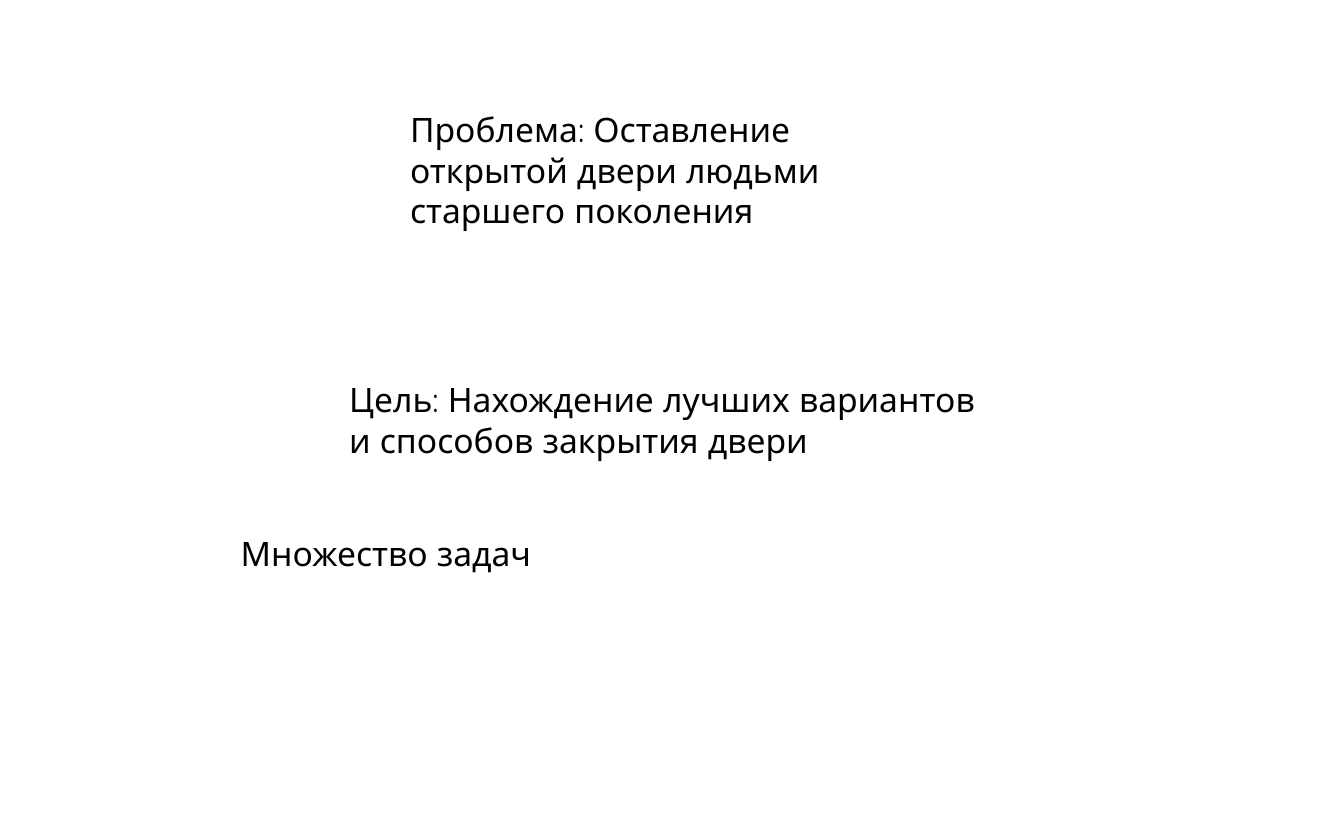
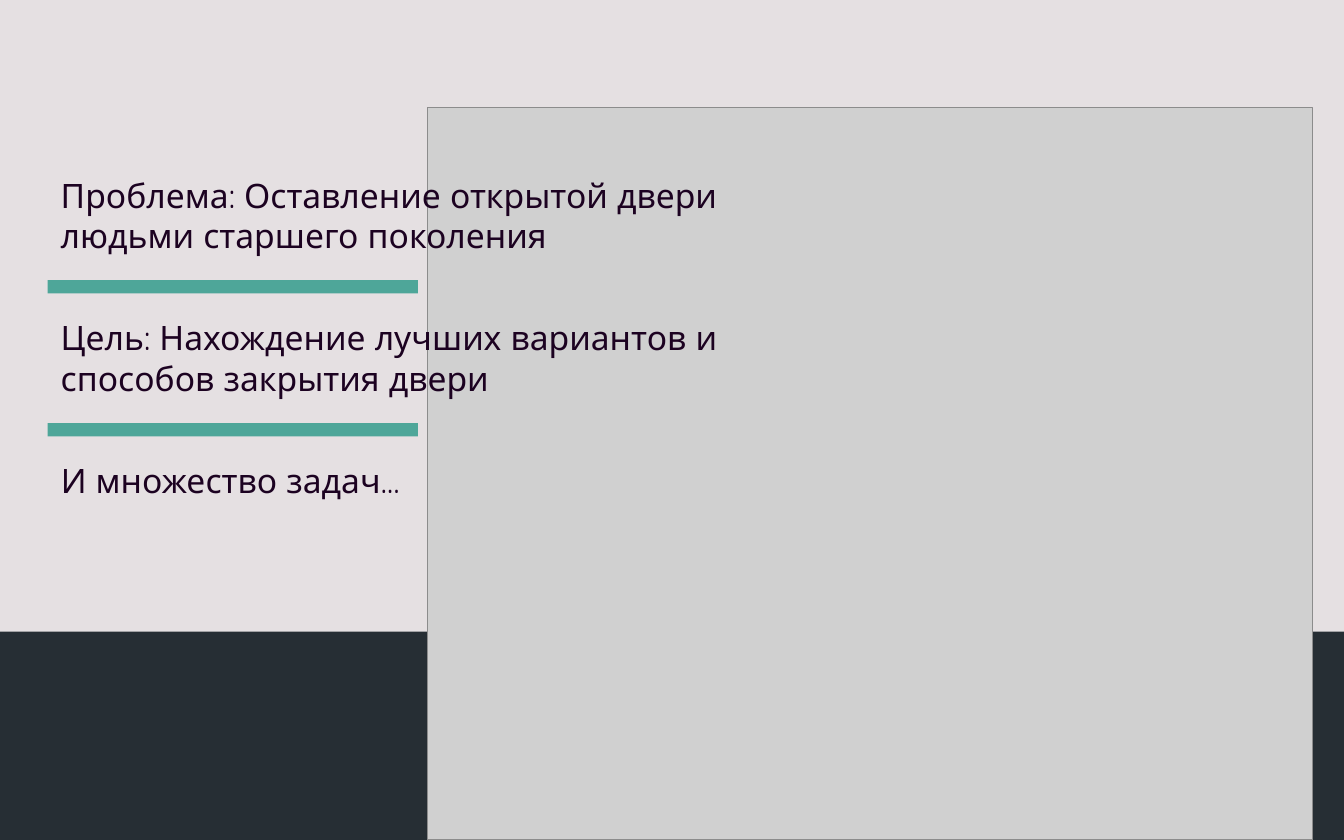
Before and after one commit to popka098/indidvidual_project_10class, a slide deck: slide 2 of Презентация Проблема Отцов и дверей.pptx. Drawn at 1344x840 pixels with LibreOffice and Linux fonts; fonts in the diff are those of the drawing; grey boxes stand for pictures. Boxes give left, top, right and bottom in pixels: in the first picture for what was removed or moved away, otherwise in the second. Text is boxed around its words. In the diff, an @@ line names an element or a change of style, - is before the commit and + after.

```diff
--- a/Презентация Проблема Отцов и дверей.pptx
+++ b/Презентация Проблема Отцов и дверей.pptx
@@ background #FFFFFF to #E5E0E2 @@
@@ picture added at box(427, 108, 1312, 840) @@
@@ text "Проблема: Оставление открытой двери людьми ...": place and size @@
-text "Проблема: Оставление открытой двери людьми ..." at box(410, 116, 820, 231)
+text "Проблема: Оставление открытой двери людьми ..." at box(61, 176, 717, 258)
@@ text "Проблема: Оставление открытой двери людьми ..." at box(61, 176, 717, 258): text colour #000000 to #1C0221 @@
@@ rectangle added at box(47, 280, 418, 293), fill #4EA699 @@
@@ text "Цель: Нахождение лучших вариантов и ..." at box(61, 319, 718, 400): text colour #000000 to #1C0221 @@
@@ text "Цель: Нахождение лучших вариантов и ...": place and size @@
-text "Цель: Нахождение лучших вариантов и ..." at box(349, 388, 975, 461)
+text "Цель: Нахождение лучших вариантов и ..." at box(61, 319, 718, 400)
@@ rectangle added at box(47, 423, 418, 437), fill #4EA699 @@
@@ text at box(61, 469, 380, 500): text changed; text colour #000000 to #1C0221 @@
-Множество задач
+И множество задач…
@@ rectangle added at box(0, 632, 1344, 840), fill #262E34 @@
```
Also in this commit, not shown: 1 other slide changed, 4 slides added, 2 other files.
